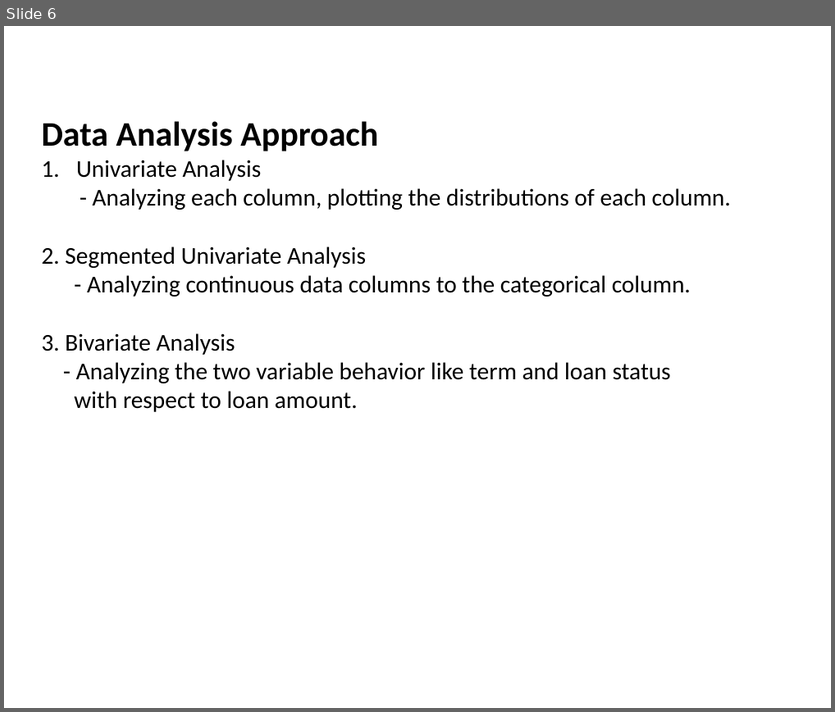
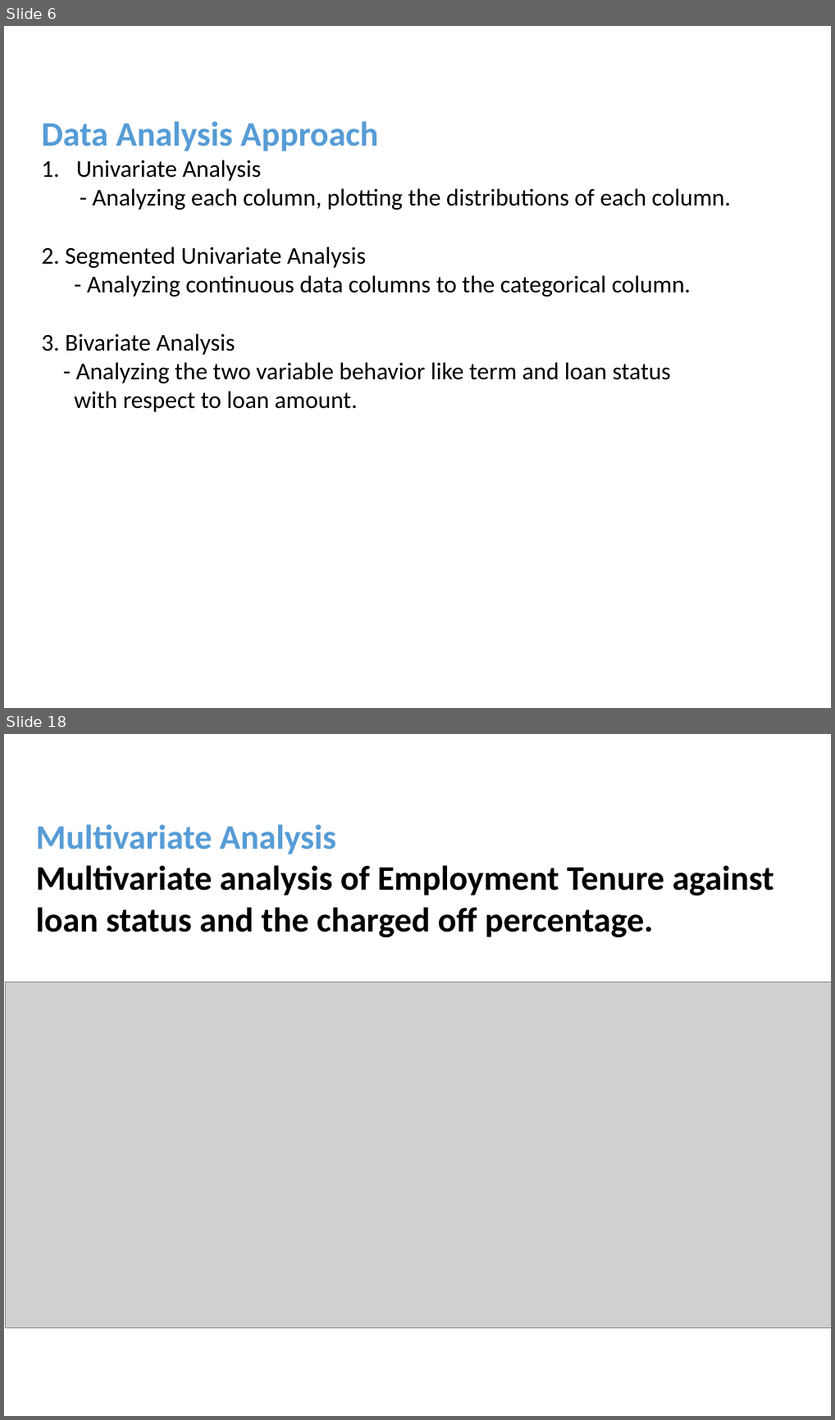
Before and after one commit to pankaj8blr/lendingClub, a slide deck: lending_club_case_study.pptx. Shown one above the other, each under a label of ours: slide 6 before the commit, slides 6 and 18 after it; the slides between them are not shown. The pictures are 835x712 and 835x1420 pixels, drawn with LibreOffice and Linux fonts; fonts in the diff are those of the drawing; grey boxes stand for pictures; background and template pictures are left out. Boxes give left, top, right and bottom in pixels: in the first picture for what was removed or moved away, otherwise in the second. Text is boxed around its words. In the diff, an @@ line names an element or a change of style, - is before the commit and + after.

```diff
--- a/lending_club_case_study.pptx
+++ b/lending_club_case_study.pptx
@@ slide 18 added at box(4, 734, 831, 1416), background #FFFFFF @@
@@ text added at box(36, 824, 774, 937), 40 pt, text #000000, bold @@
+Multivariate Analysis
+Multivariate analysis of Employment Tenure against loan status and the charged off percentage.
@@ picture added at box(6, 982, 831, 1328) @@
@@ slide 6 changed as well @@
@@ text at box(42, 121, 378, 151): text colour #000000 to #569CD6 in "Data Analysis Approach" @@
```
Also in this commit, not shown: 4 other slides changed, 14 other slides added, 1 slide removed, 2 other files.
